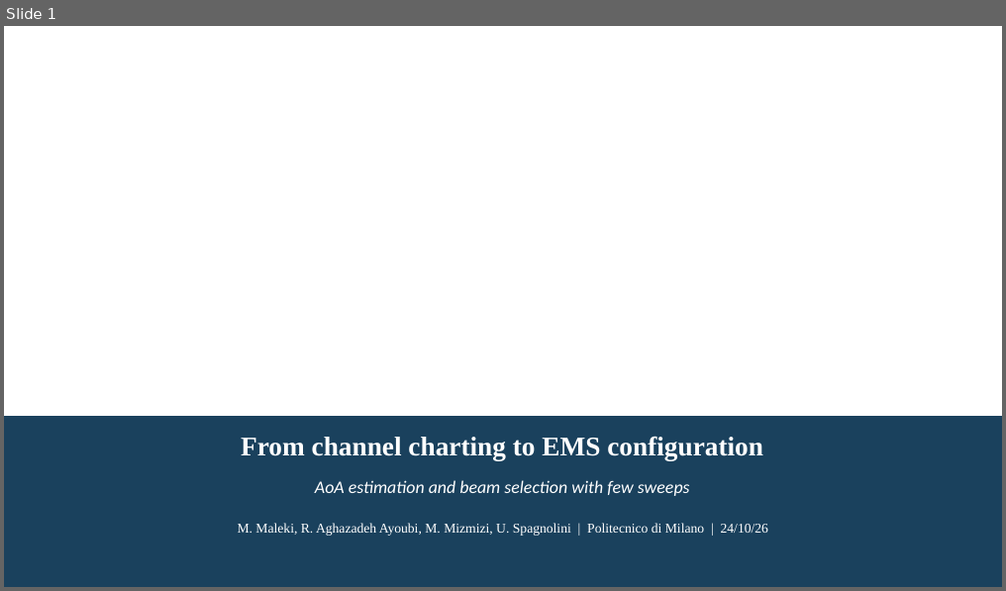
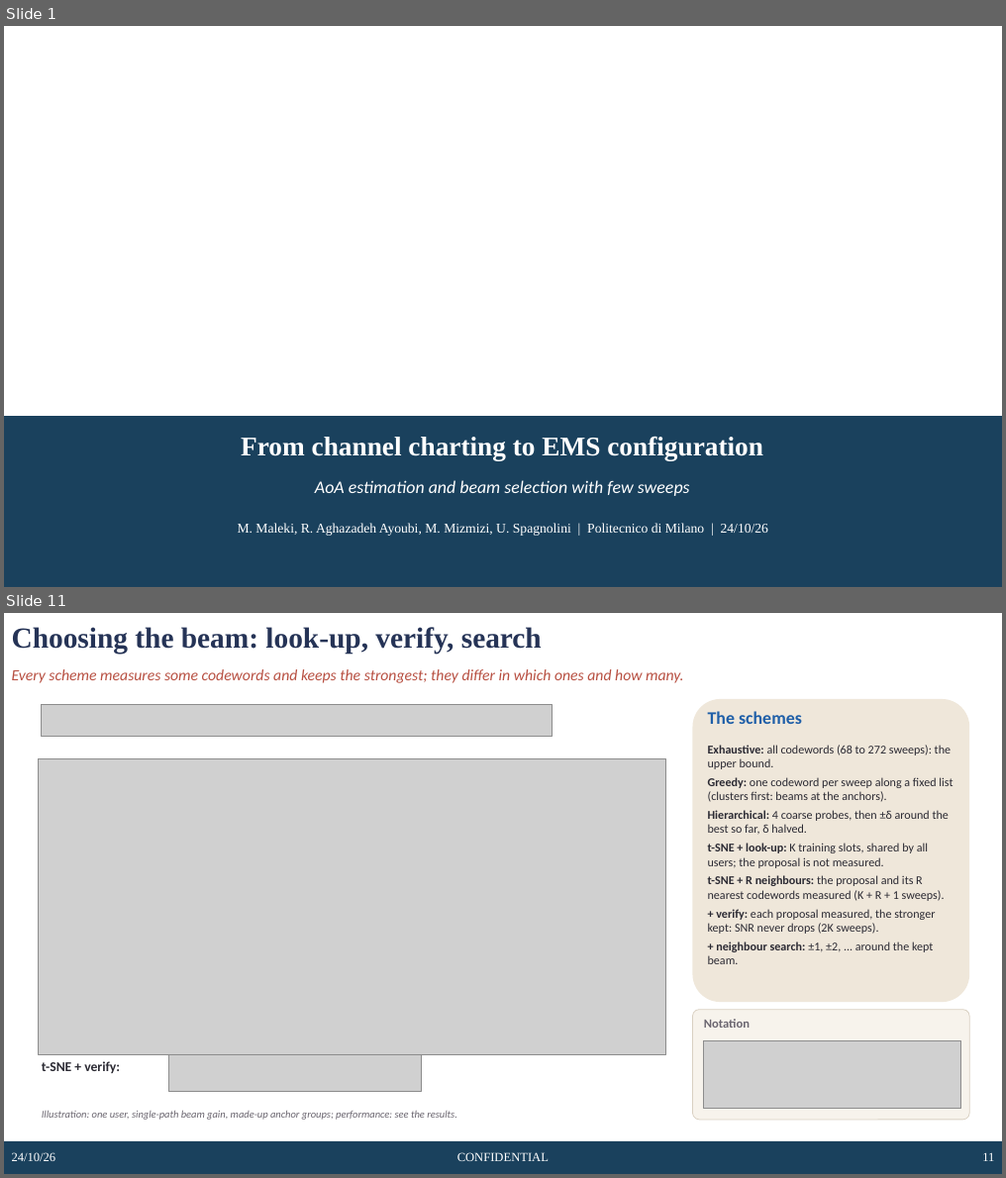
Before and after one commit to rizianno/Channel-charting-in-smart-radio-environments, a slide deck: slides/CC_EMS_configuration_slides.pptx. Shown one above the other, each under a label of ours: slide 1 before the commit, slides 1 and 11 after it; the slides between them are not shown. The pictures are 1006x591 and 1006x1178 pixels, drawn with LibreOffice and Linux fonts; fonts in the diff are those of the drawing; grey boxes stand for pictures; background and template pictures are left out. Boxes give left, top, right and bottom in pixels: in the first picture for what was removed or moved away, otherwise in the second. Text is boxed around its words. In the diff, an @@ line names an element or a change of style, - is before the commit and + after.

```diff
--- a/slides/CC_EMS_configuration_slides.pptx
+++ b/slides/CC_EMS_configuration_slides.pptx
@@ slide 11 added at box(4, 613, 1002, 1174), background #FFFFFF @@
@@ title added at box(12, 627, 542, 654), 28 pt, text #253356, bold @@
+Choosing the beam: look-up, verify, search
@@ text added at box(12, 669, 684, 683), 15 pt, text #B85042, italic @@
+Every scheme measures some codewords and keeps the strongest; they differ in which ones and how many.
@@ rounded rectangle added at box(693, 699, 969, 1002), fill #EFE7DA @@
@@ picture added at box(42, 704, 552, 737) @@
@@ text added at box(708, 711, 802, 724), 17 pt, text #1F5FA8, bold @@
+The schemes
@@ picture added at box(38, 759, 665, 1055) @@
@@ text added at box(708, 745, 952, 964), 11.5 pt, text #2B2A33 @@
+Exhaustive: all codewords (68 to 272 sweeps): the upper bound.
+Greedy: one codeword per sweep along a fixed list (clusters first: beams at the anchors).
+Hierarchical: 4 coarse probes, then ±δ around the best so far, δ halved.
+t-SNE + look-up: K training slots, shared by all users; the proposal is not measured.
+t-SNE + R neighbours: the proposal and its R nearest codewords measured (K + R + 1 sweeps).
++ verify: each proposal measured, the stronger kept: SNR never drops (2K sweeps).
++ neighbour search: ±1, ±2, ... around the kept beam.
@@ rounded rectangle added at box(693, 1010, 969, 1120), fill #F7F3EC, outline #D9D0C1 0.75 pt @@
@@ text added at box(704, 1019, 749, 1028), 12 pt, text #6B6670, bold @@
+Notation
@@ picture added at box(168, 1055, 421, 1092) @@
@@ picture added at box(704, 1042, 961, 1109) @@
@@ text added at box(42, 1061, 120, 1073), 13 pt, text #2B2A33, bold @@
+t-SNE + verify:
@@ text added at box(42, 1110, 457, 1120), 10 pt, text #6B6670, italic @@
+Illustration: one user, single-path beam gain, made-up anchor groups; performance: see the results.
@@ rectangle added at box(4, 1142, 1002, 1174), fill #1A415D @@
@@ text added at box(12, 1153, 56, 1161), 12 pt, text #FFFFFF @@
+24/10/26
@@ text added at box(457, 1153, 548, 1161), 12 pt, text #FFFFFF @@
+CONFIDENTIAL
@@ page number added at box(982, 1153, 994, 1161), 12 pt, text #FFFFFF @@
+11
```
Also in this commit, not shown: 2 slides changed, 6 other slides added, 1 slide removed, 45 other files.
